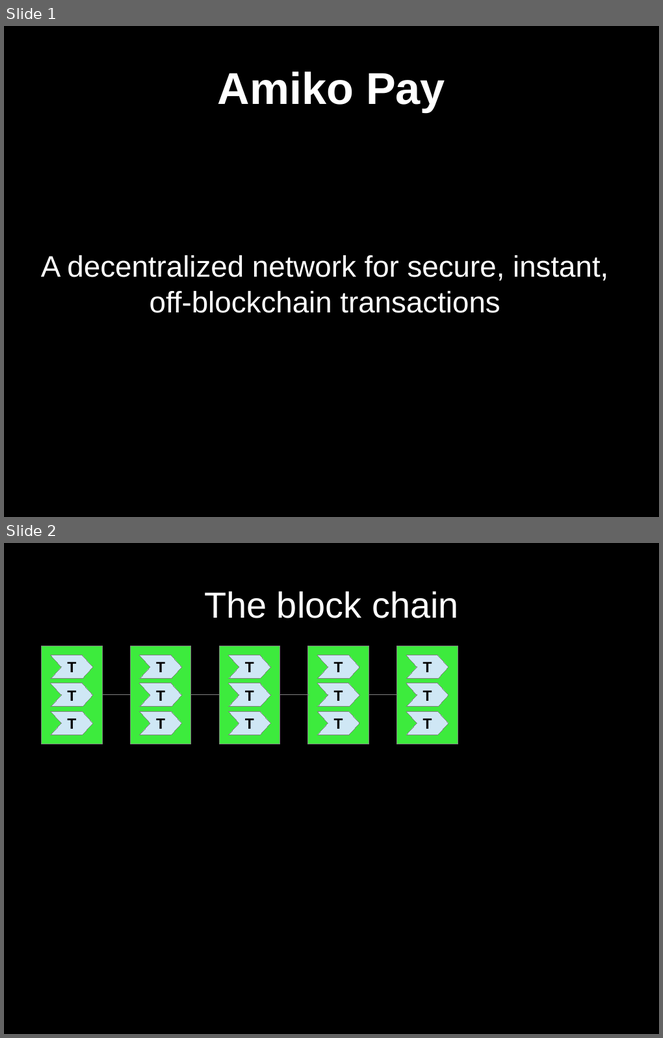
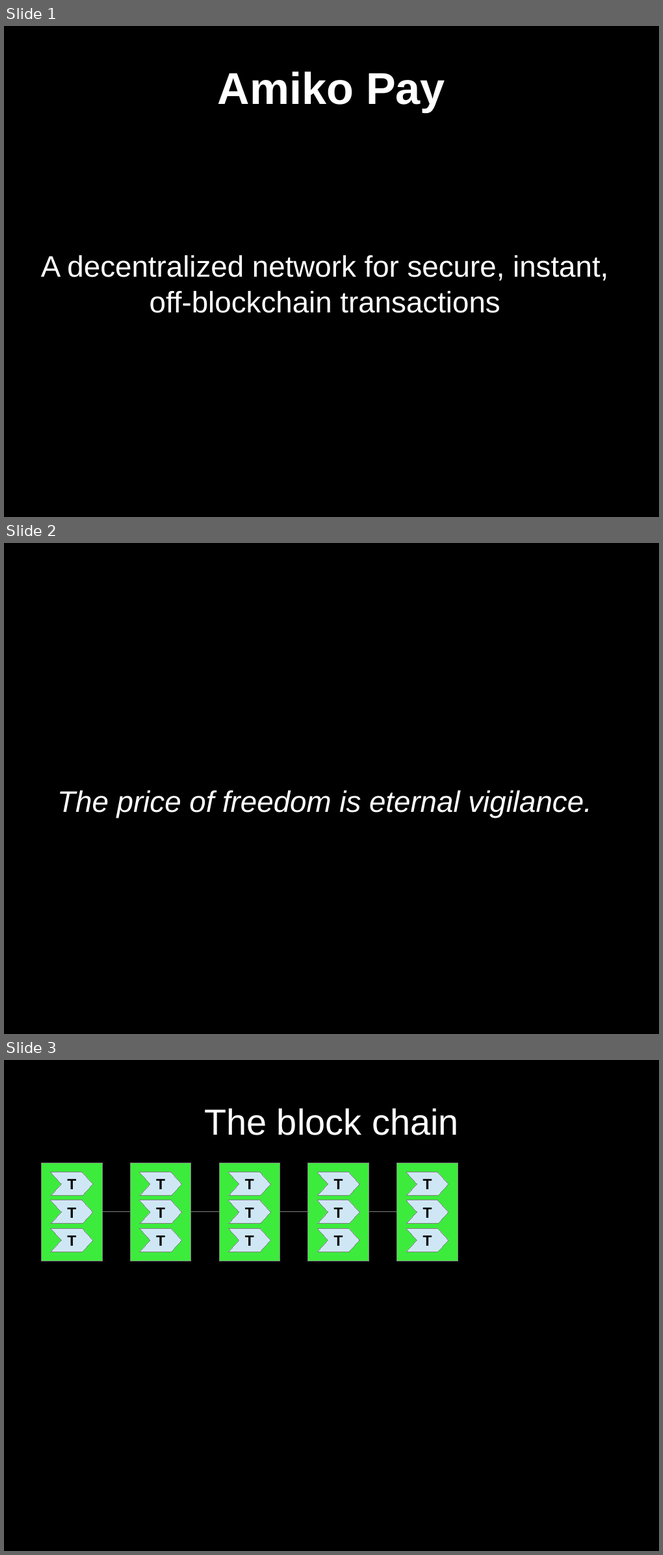
Before and after one commit to cornwarecjp/amiko-pay, a slide deck: doc/presentation.odp. Shown one above the other, each under a label of ours: slides 1 and 2 before the commit, slides 1, 2 and 3 after it. The pictures are 663x1038 and 663x1555 pixels, drawn with LibreOffice and Linux fonts; fonts in the diff are those of the drawing. Boxes give left, top, right and bottom in pixels: in the first picture for what was removed or moved away, otherwise in the second. Text is boxed around its words. In the diff, an @@ line names an element or a change of style, - is before the commit and + after.

```diff
--- a/doc/presentation.odp
+++ b/doc/presentation.odp
@@ slide 2 added at box(4, 543, 659, 1034), background #000000 @@
@@ subtitle added at box(57, 791, 592, 818), 36 pt, text #FFFFFF, italic @@
+The price of freedom is eternal vigilance.
@@ what was slide 2 is now slide 3 @@
```
Also in this commit, not shown: 11 slides changed, 2 other slides added.
